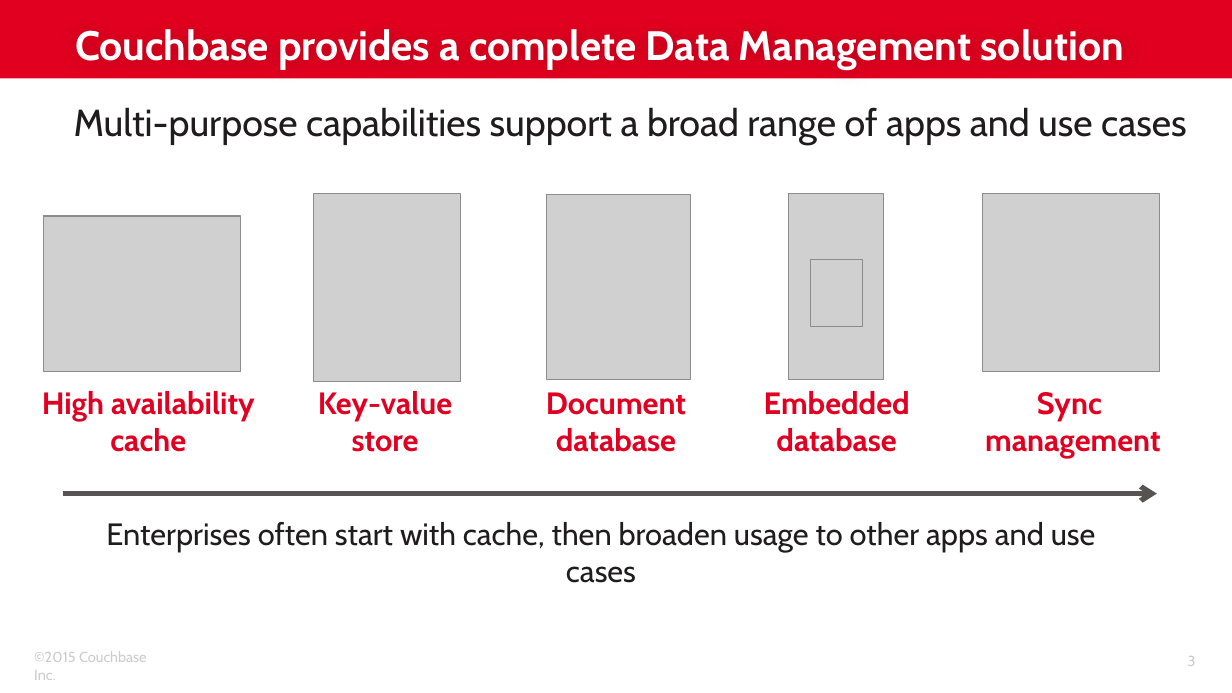
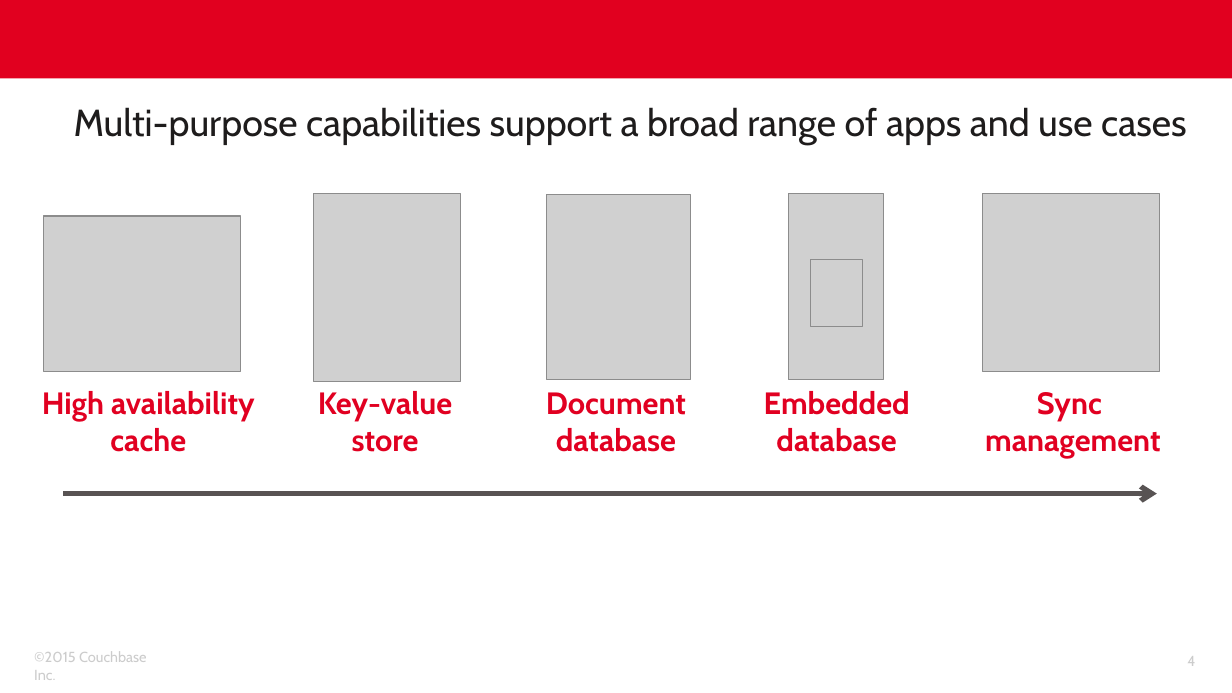
Before and after one commit to subalakr/workshop, a slide deck: slide 4 of server/presentations/Lec-01_Architectural_Overview.pptx (slide 3 before the commit). Drawn at 1232x693 pixels with LibreOffice and Linux fonts; fonts in the diff are those of the drawing; grey boxes stand for pictures; background and template pictures are left out. Boxes give left, top, right and bottom in pixels: in the first picture for what was removed or moved away, otherwise in the second. Text is boxed around its words. In the diff, an @@ line names an element or a change of style, - is before the commit and + after.

```diff
--- a/server/presentations/Lec-01_Architectural_Overview.pptx
+++ b/server/presentations/Lec-01_Architectural_Overview.pptx
@@ title removed at (75, 29, 1124, 70) @@
-Couchbase provides a complete Data Management solution
@@ text removed at (106, 522, 1096, 583) @@
-Enterprises often start with cache, then broaden usage to other apps and use cases
@@ page number at (1187, 656, 1195, 666): text changed @@
-3
+4
```
Also in this commit, not shown: 7 other slides changed, 5 slides added, 1 other file.
